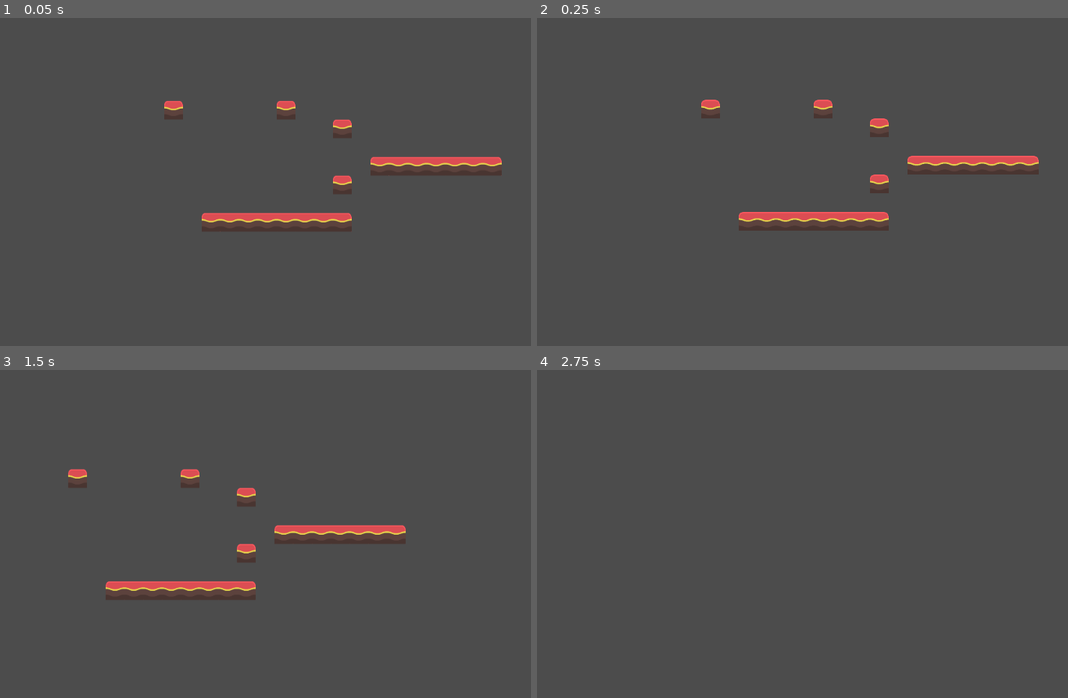
Above: before the commit, frames 1-4 (two rows, left to right).
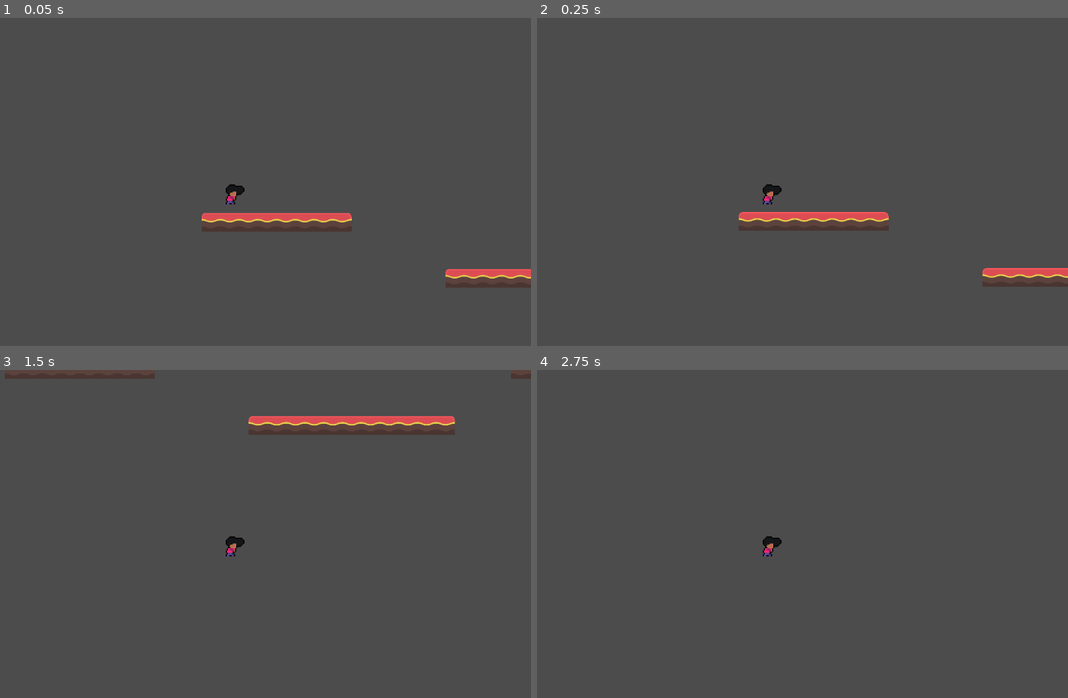
Above: after the commit, the same moments.

Repository: cheezytaco101/Broom
Game: Godot game, scene res://Scenes/Main.tscn
Two runs of this game, one before a commit and one after it. Both use one fixed random seed, a clock stepped at 60 frames per second and the inputs below.
Inputs:
- Up to frame 1 (0.05 s): no input
- Up to frame 2 (0.25 s): no input
- Up to frame 3 (1.5 s): hold Space (Jump) 0.53-1.28 s; hold D (Right) from 0.53 s (still down); tap Space (Jump) at 1.35 s
- Up to frame 4 (2.75 s): tap Space (Jump) at 1.52, 1.82 s; release D (Right) at 2.03 s; hold A (Left) from 2.03 s (still down); hold Space (Jump) from 2.03 s (still down)

The runs differ from the first frame. In frame 1, 2.3% of the frame differs, in the area x 30-100%, y 25-82%; in frame 2, 2.3%; in frame 3, 4.7%, in the area x 0-100%, y 1-71%; in frame 4, 0.1%.

Commit message:
Added hold time to jump, making the jumping more dynamic

Diff:
--- a/Player.gd
+++ b/Player.gd
@@ -6,13 +6,16 @@
 var jump_avail = true #Track if player has a jump available
 var gravity_delta = 0
 var gravity_peak_delta = 0
-export (float) var speed_x = 300 #Universal speed multiplier for the x axis
-export (float) var speed_y = 200 #Universal speed multiplier for the y axis
+export (float) var speed_x = 400 #Universal speed multiplier for the x axis
+export (float) var speed_y = 250 #Universal speed multiplier for the y axis
 export (float) var gravity = -50 #Gravity multiplier
 export (int) var walk_drag = 3 #Startup Delay of horizontal movement
 export (int) var air_drag = 10
 export (float) var gravity_peak = -50
-export (float) var jump_weight = 0.05
+export (float) var jump_weight = 0.1
+export (float) var jump_hold_delta_max = 0.7
+var jump_hold = false
+var jump_hold_delta = 0
 
 func _ready():
 	pass
@@ -32,7 +35,7 @@
 		input_velocity.x -= 1
 	if Input.is_action_pressed("Right"):
 		input_velocity.x += 1
-	if Input.is_action_pressed("Jump"):
+	if Input.is_action_just_pressed("Jump"):
 		input_velocity += jump_init()
 
 func jump_init():
@@ -44,6 +47,7 @@
 	if jump_avail and is_on_floor():
 		jump_velocity.y -= 1
 		jump_avail = false
+		jump_hold = true
 
 	return jump_velocity
 
@@ -64,14 +68,25 @@
 
 	#If the player is not falling, the gravity is set to constantly be at 1, just in case the player slips off an edge
 	if is_on_floor():
-		gravity_delta = 0
+		gravity_delta = 0.4
+
+	if jump_hold:
+		jump_hold_delta += delta
+		if Input.is_action_just_released("Jump") or jump_hold_delta >= jump_hold_delta_max:
+			jump_hold = false
+			jump_hold_delta = 0
 
 	#Check if player jumped, and resets vertical value and jump_delta
 	if input_velocity.y != 0:
 		gravity_magnitude = input_velocity.y * speed_y
 		gravity_delta = 0
 
-	gravity_magnitude -= gravity * pow(gravity_delta, 2)
+	#Final Velocity Calculationg
+	if jump_hold:
+		gravity_magnitude -= gravity * pow(gravity_delta * (jump_hold_delta / jump_hold_delta_max), 2)
+	else:
+		gravity_magnitude -= gravity * pow(gravity_delta, 2)
+
 
 	return gravity_magnitude
 
--- a/Scenes/Main.tscn
+++ b/Scenes/Main.tscn
@@ -112,4 +112,4 @@
 scale = Vector2( 0.5, 0.5 )
 tile_set = SubResource( 5 )
 format = 1
-tile_data = PoolIntArray( -262150, 3, 0, -327680, 3, 0, -262141, 3, 0, -131067, 2, 0, -131066, 1, 0, -131065, 1, 0, -131064, 1, 0, -131063, 1, 0, -131062, 1, 0, -131061, 0, 0, -65533, 3, 0, 131068, 2, 0, 131069, 1, 0, 131070, 1, 0, 131071, 1, 0, 65536, 1, 0, 65537, 1, 0, 65538, 1, 0, 65539, 0, 0 )
+tile_data = PoolIntArray( 131068, 2, 0, 131069, 1, 0, 131070, 1, 0, 131071, 1, 0, 65536, 1, 0, 65537, 1, 0, 65538, 1, 0, 65539, 0, 0, 65559, 2, 0, 65560, 1, 0, 65561, 1, 0, 65562, 1, 0, 65563, 1, 0, 65564, 1, 0, 65565, 0, 0, 262153, 2, 0, 262154, 1, 0, 262155, 1, 0, 262156, 1, 0, 262157, 1, 0, 262158, 1, 0, 262159, 1, 0, 262160, 1, 0, 262161, 1, 0, 262162, 1, 0, 262163, 0, 0 )
--- a/Scenes/Player.tscn
+++ b/Scenes/Player.tscn
@@ -1,8 +1,33 @@
-[gd_scene load_steps=3 format=2]
+[gd_scene load_steps=7 format=2]
 
 [ext_resource path="res://Player.gd" type="Script" id=1]
+[ext_resource path="res://Assets/character-Sheet (32x36).png" type="Texture" id=2]
 
 [sub_resource type="CapsuleShape2D" id=1]
+
+[sub_resource type="Animation" id=2]
+resource_name = "Jump"
+
+[sub_resource type="Animation" id=3]
+resource_name = "Run Left"
+length = 0.3
+loop = true
+step = 0.05
+tracks/0/type = "value"
+tracks/0/path = NodePath("Sprite:frame")
+tracks/0/interp = 1
+tracks/0/loop_wrap = true
+tracks/0/imported = false
+tracks/0/enabled = true
+tracks/0/keys = {
+"times": PoolRealArray( 0, 0.05, 0.1, 0.15, 0.2, 0.25 ),
+"transitions": PoolRealArray( 1, 1, 1, 1, 1, 1 ),
+"update": 1,
+"values": [ 1, 2, 3, 5, 6, 7 ]
+}
+
+[sub_resource type="Animation" id=4]
+resource_name = "Run Right"
 
 [node name="Player" type="KinematicBody2D"]
 script = ExtResource( 1 )
@@ -11,8 +36,16 @@
 shape = SubResource( 1 )
 
 [node name="Sprite" type="Sprite" parent="."]
+position = Vector2( 4.36536, -6.54803 )
+scale = Vector2( 0.5, 0.5 )
+texture = ExtResource( 2 )
+hframes = 8
+frame = 7
 
 [node name="AnimationPlayer" type="AnimationPlayer" parent="."]
+anims/Jump = SubResource( 2 )
+"anims/Run Left" = SubResource( 3 )
+"anims/Run Right" = SubResource( 4 )
 
 [node name="Camera2D" type="Camera2D" parent="."]
 current = true
Binary file added: Assets/character-Sheet (32x36).png
Not shown, added: Assets/character-Sheet (32x36).png.import
